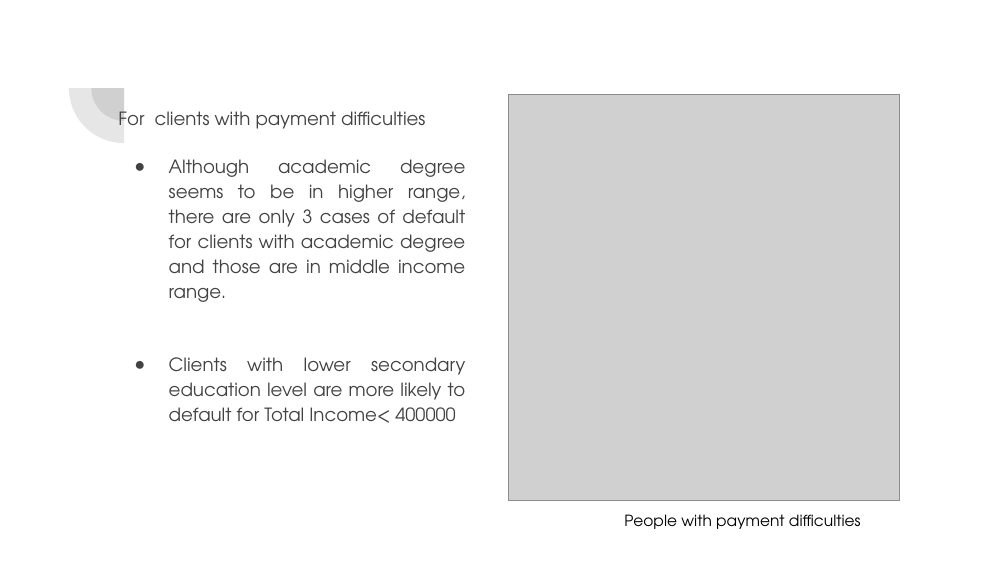
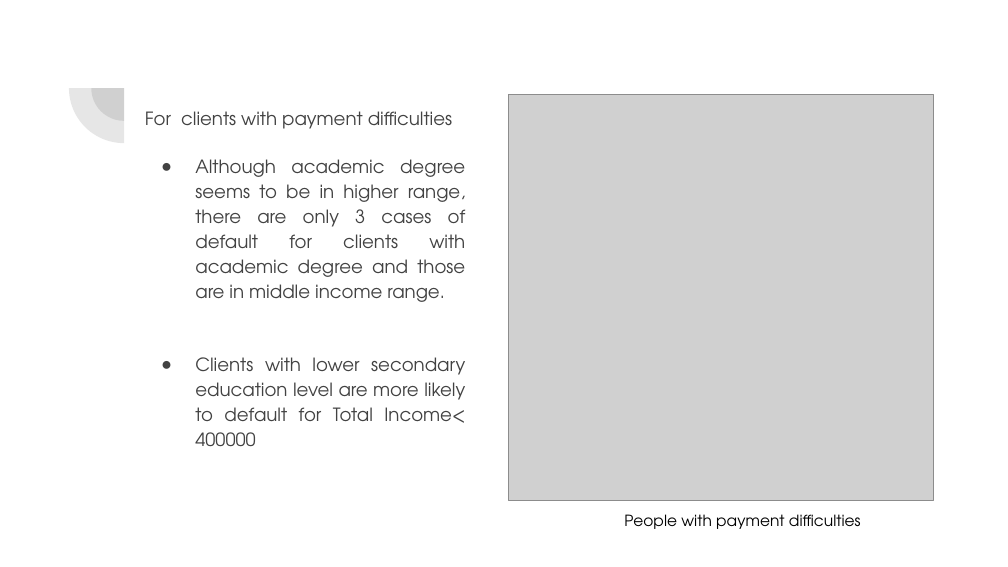
Before and after one commit to acamit/DataScience, a slide deck: slide 9 of Exploratory Data Analysis/Case Study/EDA Case Study -Bank Loan.pptx. Drawn at 1008x567 pixels with LibreOffice and Linux fonts; fonts in the diff are those of the drawing; grey boxes stand for pictures. Boxes give left, top, right and bottom in pixels: in the first picture for what was removed or moved away, otherwise in the second. Text is boxed around its words. In the diff, an @@ line names an element or a change of style, - is before the commit and + after.

```diff
--- a/Exploratory Data Analysis/Case Study/EDA Case Study -Bank Loan.pptx
+++ b/Exploratory Data Analysis/Case Study/EDA Case Study -Bank Loan.pptx
@@ text "For clients with payment difficulties" rewrapped from bbox=[118, 107, 466, 423] to bbox=[145, 111, 466, 446] @@
@@ picture: place and size @@
-picture at bbox=[509, 94, 900, 501]
+picture at bbox=[509, 94, 933, 501]
```
Also in this commit, not shown: 12 other slides changed, 2 slides added, 1 other file.
